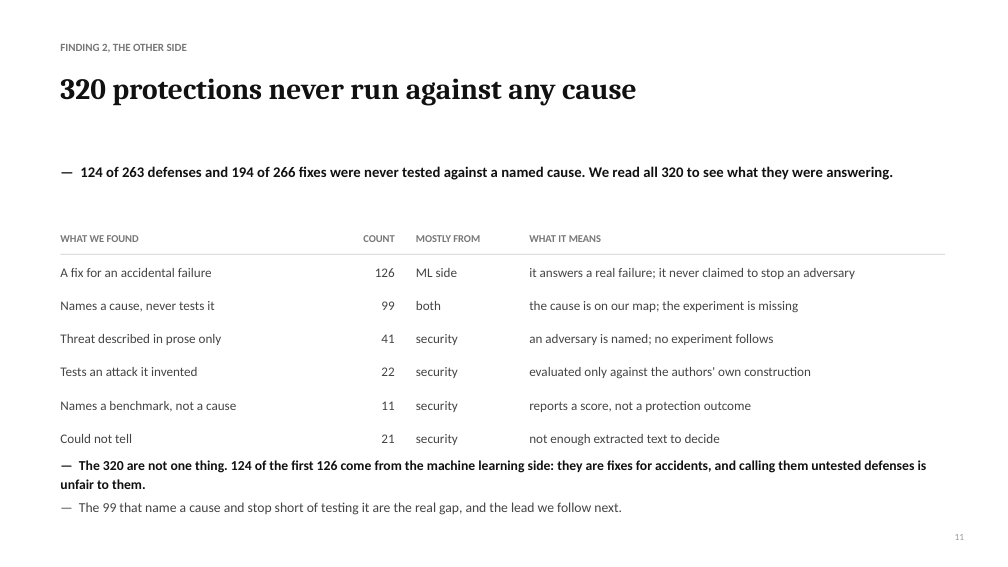
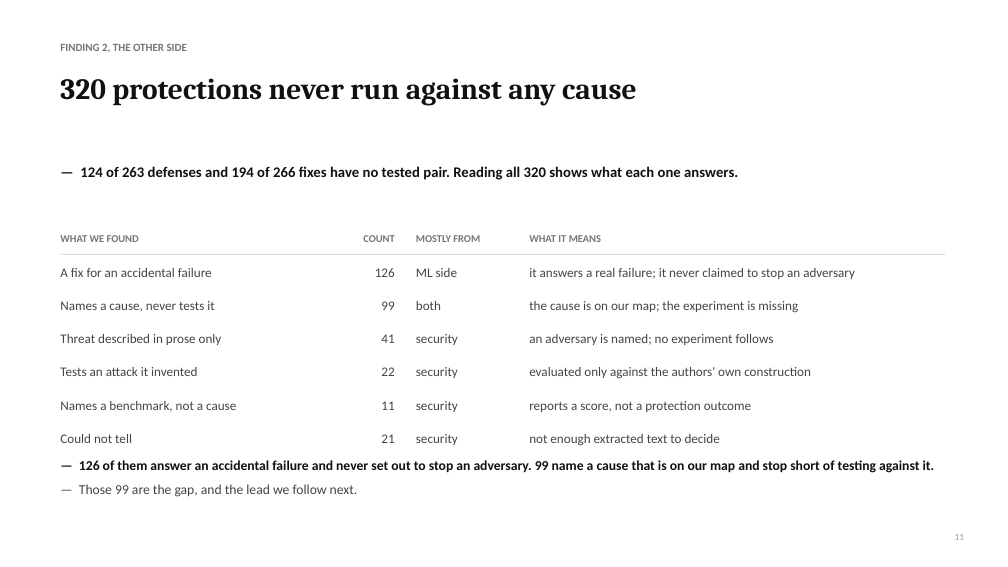
Before and after one commit to Nyamtulla/context_poison, a slide deck: slide 11 of advisor_meeting.pptx. Drawn at 1008x567 pixels with LibreOffice and Linux fonts; fonts in the diff are those of the drawing. Boxes give left, top, right and bottom in pixels: in the first picture for what was removed or moved away, otherwise in the second. Text is boxed around its words. In the diff, an @@ line names an element or a change of style, - is before the commit and + after.

```diff
--- a/advisor_meeting.pptx
+++ b/advisor_meeting.pptx
@@ text at (x1=80, y1=166, x2=738, y2=180): text changed @@
-— 124 of 263 defenses and 194 of 266 fixes were never tested against a named cause. We read all 320 to see what they were answering.
+— 124 of 263 defenses and 194 of 266 fixes have no tested pair. Reading all 320 shows what each one answers.
@@ text at (x1=79, y1=460, x2=935, y2=497): text changed @@
-— The 320 are not one thing. 124 of the first 126 come from the machine learning side: they are fixes for accidents, and calling them untested defenses is unfair to them.
-— The 99 that name a cause and stop short of testing it are the real gap, and the lead we follow next.
+— 126 of them answer an accidental failure and never set out to stop an adversary. 99 name a cause that is on our map and stop short of testing against it.
+— Those 99 are the gap, and the lead we follow next.
```
Also in this commit, not shown: 4 other slides changed, 2 other files.
